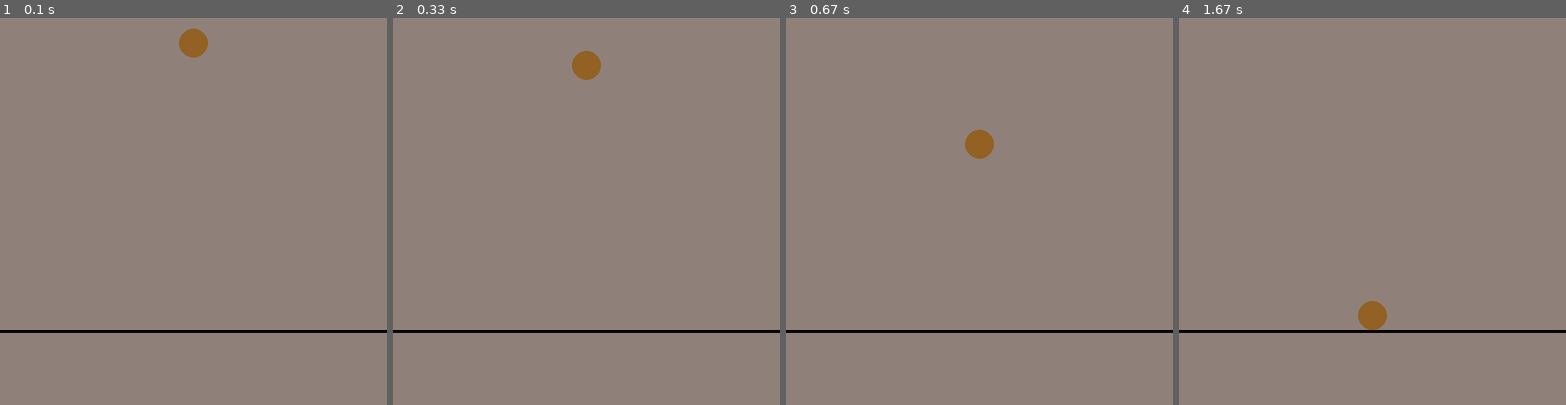
Above: before the commit, frames 1-4 (left to right).
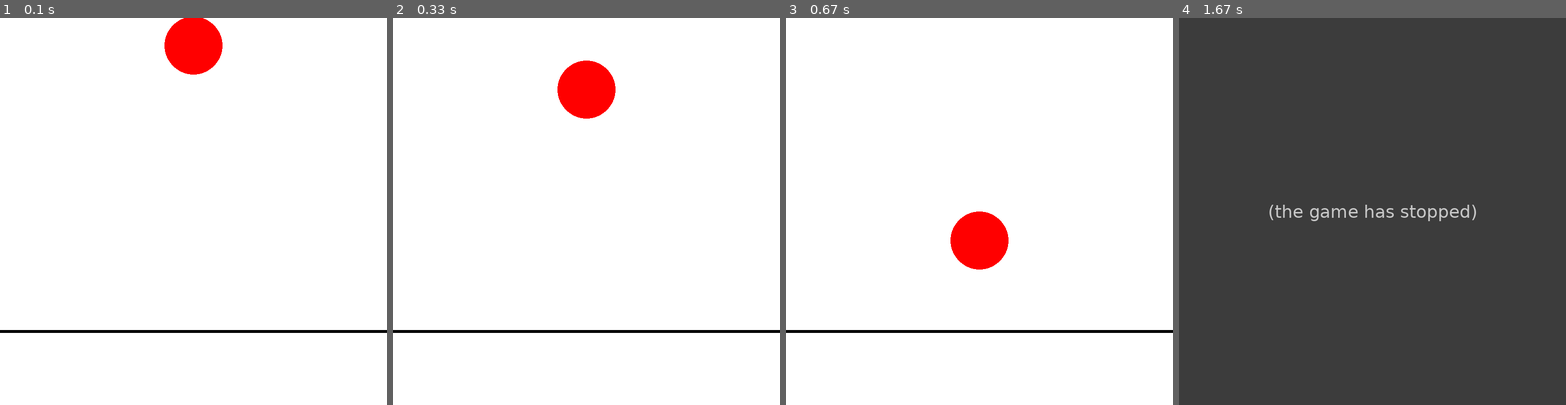
Above: after the commit, the same moments.

Repository: Paulineli/PhysCS231N
Game: pygame game, started from Data_Generation/free_fall.py
The game is run twice, just before and just after one commit, with the same random seed, the same clock (stepped at 60 frames per second) and the same inputs.
Inputs:
- Up to frame 1 (0.1 s): no input
- Up to frame 2 (0.33 s): no input
- Up to frame 3 (0.67 s): no input
- Up to frame 4 (1.67 s): type "y (at the terminal prompt)" at 0.83 s

The runs differ from the first frame. In frame 1, 99% of the frame differs, in the area x 0-100%, y 0-100%; in frame 2, 99%; in frame 3, 99%; in frame 4, 100%.
After the commit the program exited at 0.83 s; later frames show no game.

Commit message:
added more simulation examples

Diff:
--- a/Data_Generation/free_fall.py
+++ b/Data_Generation/free_fall.py
@@ -9,7 +9,7 @@
 display = pygame.display.set_mode((800, 800))
 clock = pygame.time.Clock()
 space = pymunk.Space()
-FPS = 50
+FPS = 150
 
 # Create directory for frames for video generation
 frames_dir = "frames"
@@ -23,16 +23,22 @@
 """This part can be modified to generate different videos."""
 
 # Set up parameters for the simulation
-GRAVITY = (0, -1000)  # Gravity in Pymunk is in the negative y direction
+GRAVITY = (0, -3000)  # Gravity in Pymunk is in the negative y direction
 space.gravity = GRAVITY
 START_POSITION = (400, 750)  # Starting position of the body
-BACKGROUND_COLOR = (143, 129, 122)  # Background color for the simulation
-OBJECT_COLOR = (146, 97, 35)   # Color of the falling object
+BACKGROUND_COLOR = (255, 255, 255)  # Background color for the simulation
+OBJECT_COLOR =   (255, 0, 0)    # Color of the falling object
+
+# GRAVITY = (0, -1000)  # Gravity in Pymunk is in the negative y direction
+# space.gravity = GRAVITY
+# START_POSITION = (400, 750)  # Starting position of the body
+# BACKGROUND_COLOR = (143, 129, 122)  # Background color for the simulation
+# OBJECT_COLOR = (146, 97, 35)   # Color of the falling object
 
 # Initialize the Falling Object
 body = pymunk.Body()
 body.position = START_POSITION
-shape = pymunk.Circle(body, 30)
+shape = pymunk.Circle(body,60)
 # shape = pymunk.Poly.create_box(body, (60, 120))  # Create a square shape instead of a circle
 shape.density = 1
 space.add(body, shape)
@@ -44,7 +50,7 @@
 
 def game():
     frame_count = 0
-    max_frames = 100  # Record for ~10 seconds at 50 FPS
+    max_frames = 100  # number of recorded frames
 
     while frame_count < max_frames:
         for event in pygame.event.get():
@@ -62,7 +68,6 @@
 
         # Draw ground
         pygame.draw.line(display, (0, 0, 0), (0, 650 - 3), (800, 650 - 3), 6)
-
         pygame.display.update()
 
         # Save frame
@@ -87,10 +92,10 @@
     frame_files = [os.path.join(frames_dir, f"frame_{i:04d}.png") for i in range(total_frames)]
 
     # Create video clip
-    clip = ImageSequenceClip.ImageSequenceClip(frame_files, fps=FPS)
+    clip = ImageSequenceClip.ImageSequenceClip(frame_files, fps=50)
 
     # Write video file
-    output_filename = "free_fall_simulation_weenie.mp4"
+    output_filename = "radiusx2.mp4"
     clip.write_videofile(output_filename, codec='libx264')
 
     print(f"Video saved as: {output_filename}")
Not shown, removed: free_fall_simulation_weenie.mp4
Not shown, added: reality_simulation_videos/freefall_simulation_tennis_green_120.mp4
Not shown, added: reality_simulation_videos/freefall_simulation_tennis_green_50.mp4
Not shown, added: reality_simulation_videos/freefall_simulation_tennis_pink_120.mp4
Not shown, added: reality_simulation_videos/freefall_simulation_tennis_pink_50.mp4
Not shown, added: reality_simulation_videos/freefall_simulation_weenie_50.mp4
Not shown, added: red_ball_variation/BG(255, 125, 125)ORANGE.mp4
Not shown, added: red_ball_variation/BG_GREEN.mp4
Not shown, added: red_ball_variation/BG_INDISTINGUISHABLE_(250, 5, 5).mp4
Not shown, added: red_ball_variation/BG_INDISTINGUISHABLE_(254, 1, 1).mp4
Not shown, added: red_ball_variation/GRAVITYx2.mp4
Not shown, added: red_ball_variation/original_red_ball.mp4
(and 2 more such lines)
